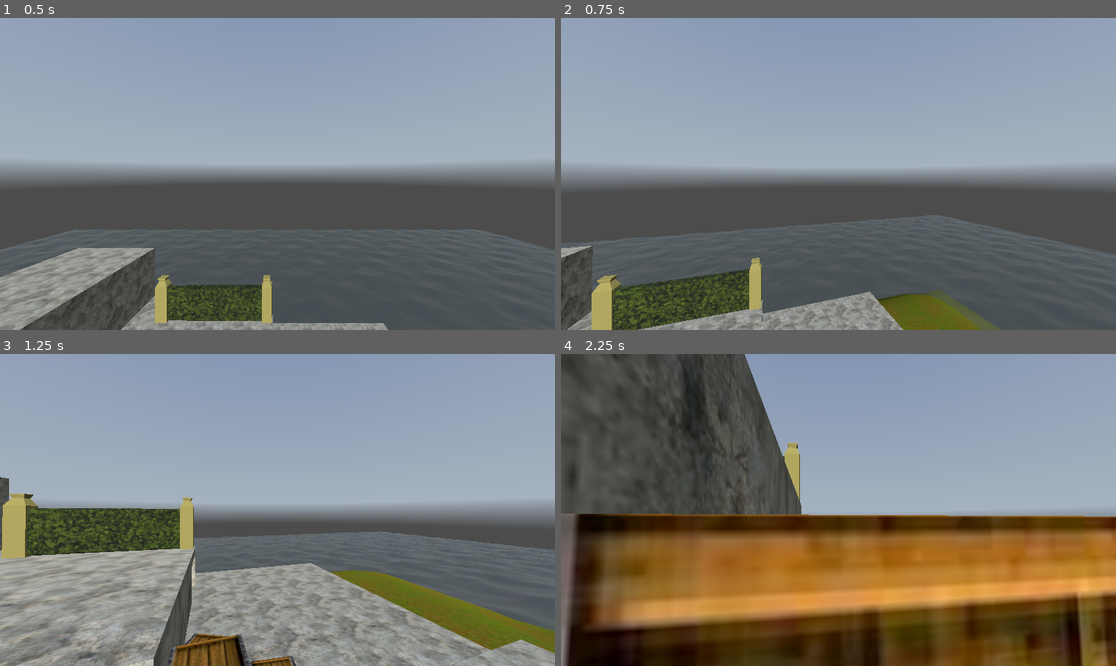
Above: before the commit, frames 1-4 (two rows, left to right).
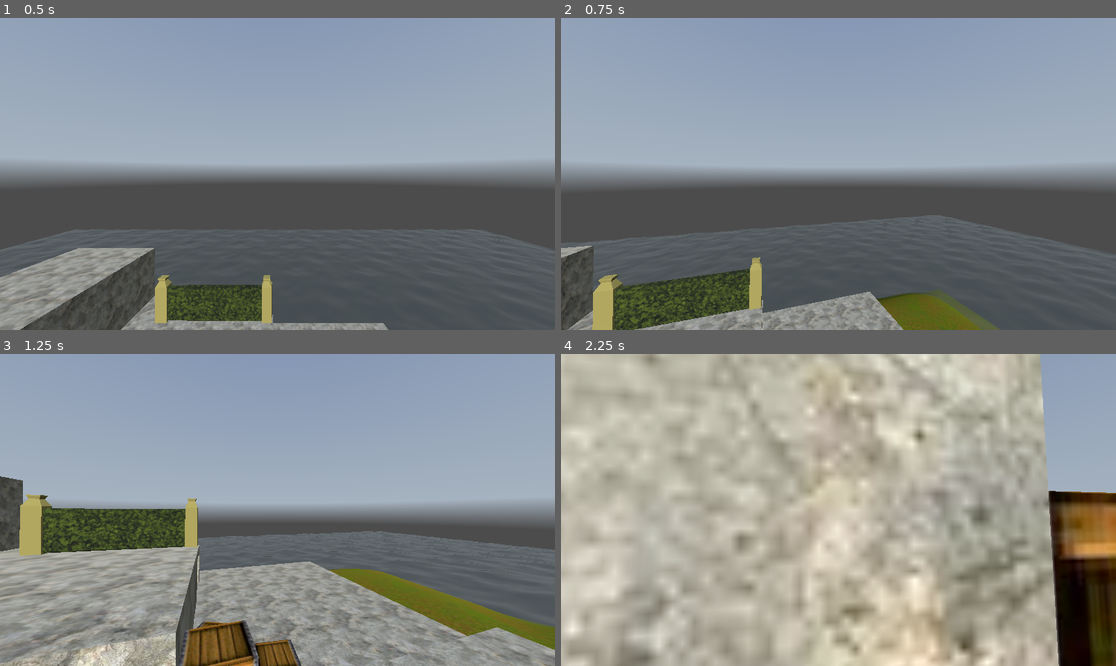
Above: after the commit, the same moments.

Repository: dairycultist/maltigi-run
Game: Godot game, scene res://world.tscn
Two runs of this game, one before a commit and one after it. Both use one fixed random seed, a clock stepped at 60 frames per second and the inputs below. A sky picture missing from this copy of the repository is replaced by a grey-blue gradient.
Inputs (mouse positions are in pixels of both pictures, inside the frame that each line leads up to):
- Up to frame 1 (0.5 s): no input
- Up to frame 2 (0.75 s): move the mouse to (866, 174) at 0.52 s; hold Up (walk_up) from 0.53 s (still down); hold Shift (crouch) from 0.53 s (still down)
- Up to frame 3 (1.25 s): keep holding Up (walk_up); keep holding Shift (crouch); tap Space (jump) at 0.77 s
- Up to frame 4 (2.25 s): keep holding Up (walk_up); move the mouse to (810, 510) at 1.27 s; release Shift (crouch) at 1.28 s; tap F (toggle_fly) at 1.35 s; tap Space (jump) at 1.52 s; move the mouse to (849, 503) at 2.02 s; hold Shift (crouch) from 2.03 s (still down)

Frame 1 is identical in both runs. In frame 2, 0.5% of the frame differs, in the area x 0-88%, y 63-100%; in frame 3, 13%; in frame 4, 92%, in the area x 0-100%, y 0-100%.

Commit message:
Tweak movement parameters

Diff:
--- a/world.tscn
+++ b/world.tscn
@@ -55,6 +55,10 @@
 transform = Transform3D(1, 0, 0, 0, 1, 0, 0, 0, 1, 0, 30, 0)
 script = ExtResource("1_f3sb7")
 camera = NodePath("Camera3D")
+drag = 14
+grounded_accel = 120
+airborne_accel = 5
+airborne_course_correction = 1.1
 
 [node name="CollisionShape3D" type="CollisionShape3D" parent="Player"]
 transform = Transform3D(1, 0, 0, 0, 1, 0, 0, 0, 1, 0, 1, 0)
